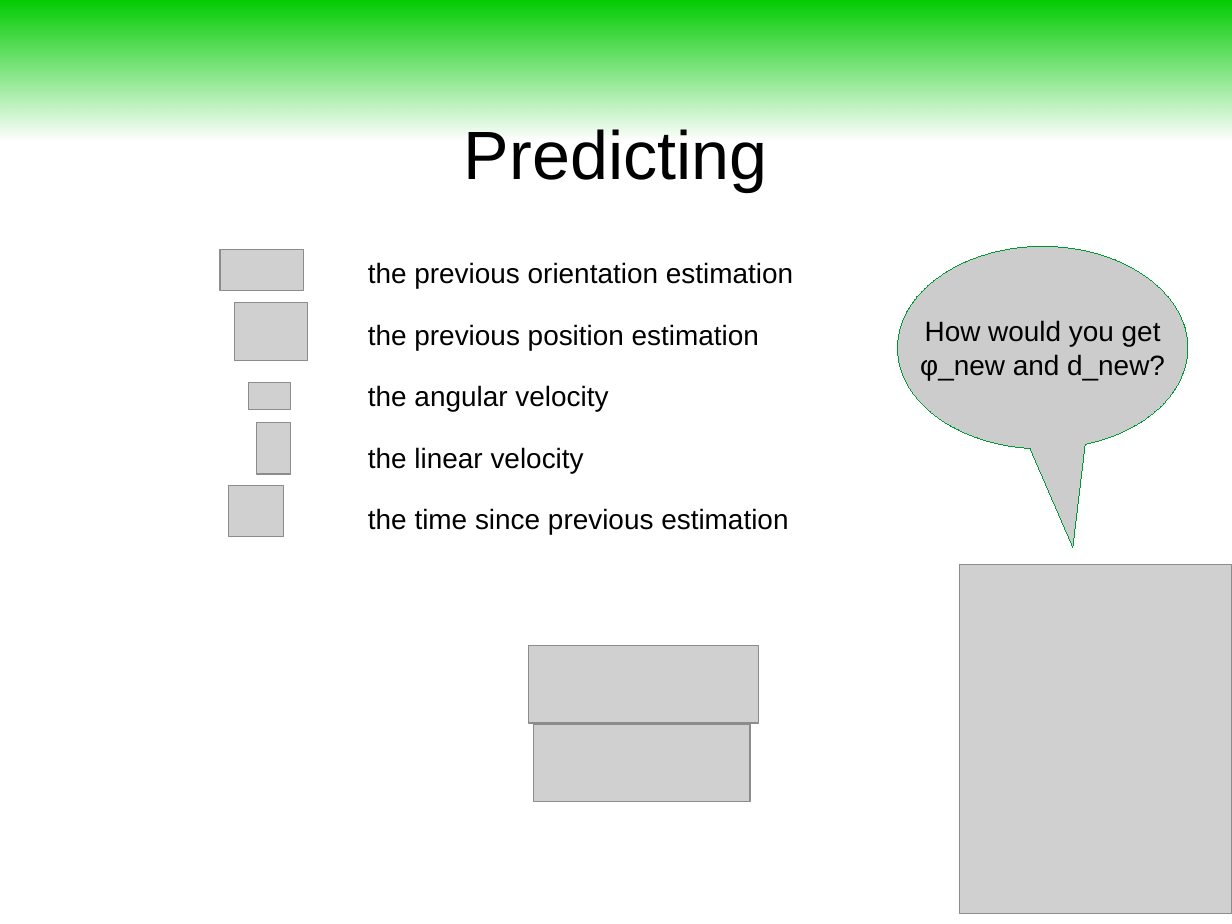
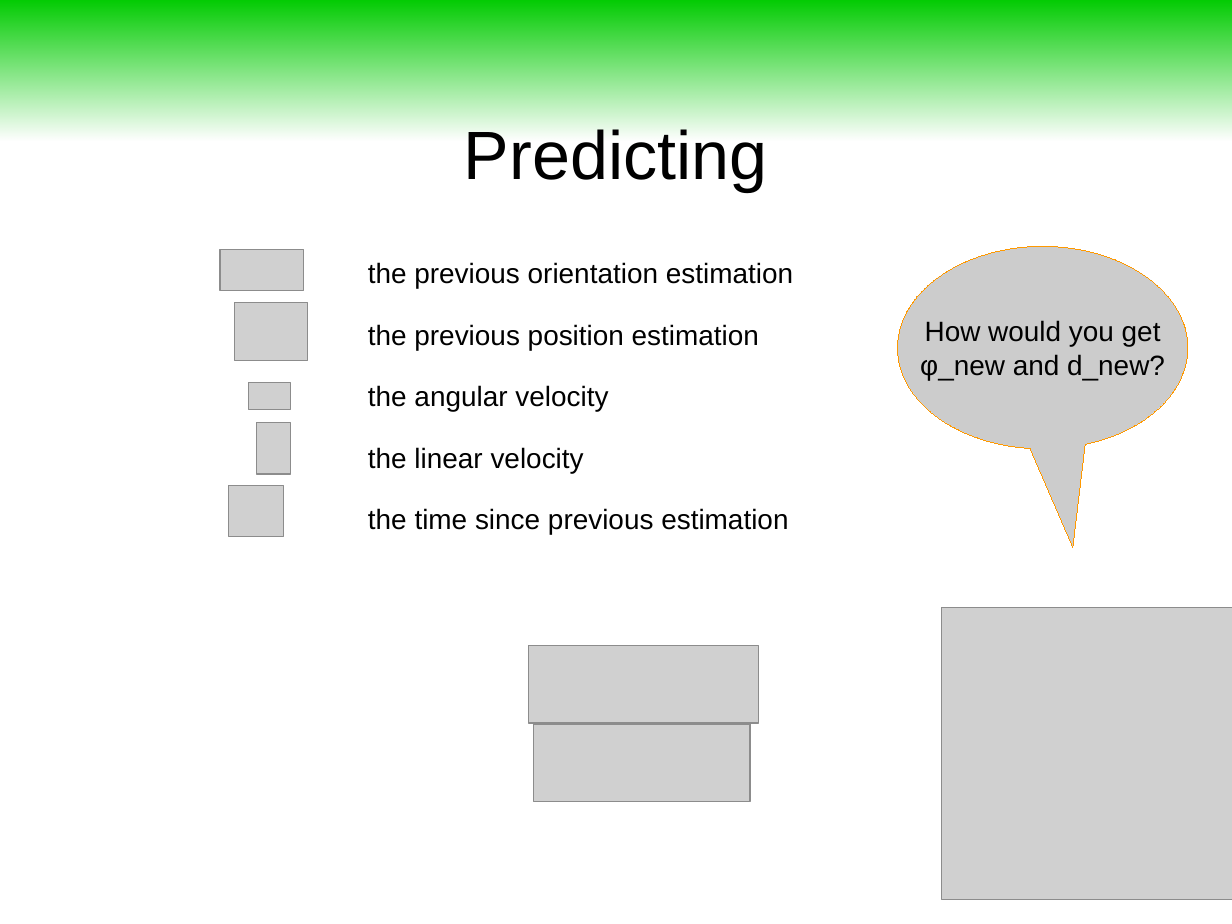
Before and after one commit to maivincent/MISE_presentations, a slide deck: slide 12 of step2_3_Lane_filter.odp. Drawn at 1232x924 pixels with LibreOffice and Linux fonts; fonts in the diff are those of the drawing; grey boxes stand for pictures. Boxes give left, top, right and bottom in pixels: in the first picture for what was removed or moved away, otherwise in the second. Text is boxed around its words. In the diff, an @@ line names an element or a change of style, - is before the commit and + after.

```diff
--- a/step2_3_Lane_filter.odp
+++ b/step2_3_Lane_filter.odp
@@ speech bubble "How would you get" at (898, 246, 1188, 448): outline #009933 0 pt to #FF9900 0 pt @@
@@ picture: place and size @@
-picture at (959, 565, 1232, 913)
+picture at (942, 607, 1232, 899)
```
Also in this commit, not shown: 4 other slides changed, 5 other files.
